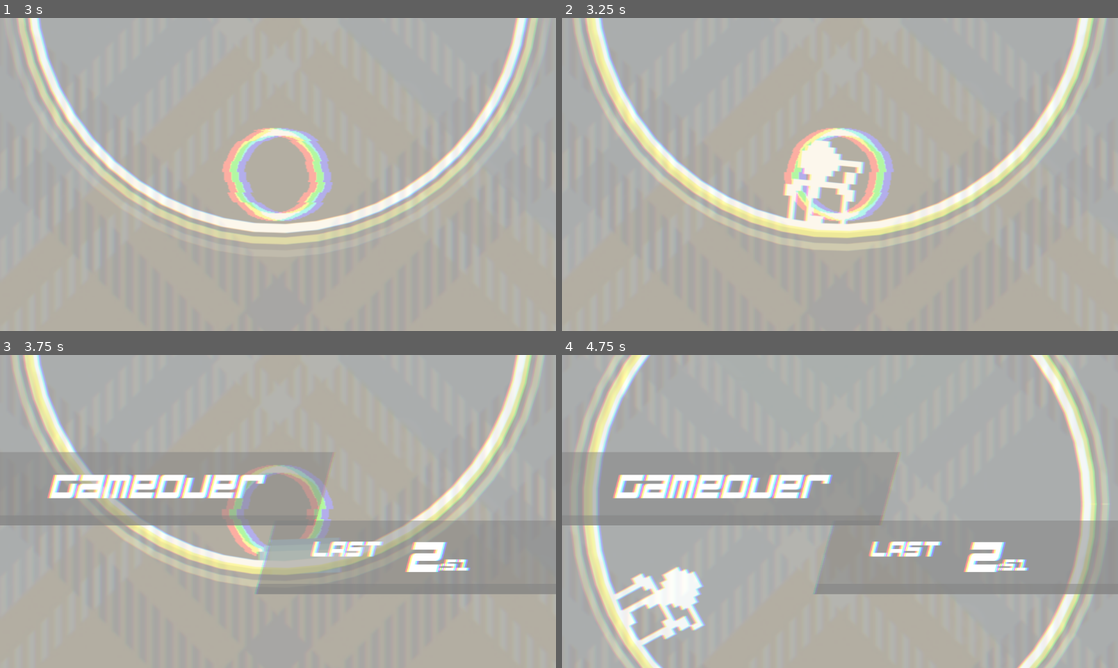
Above: before the commit, frames 1-4 (two rows, left to right).
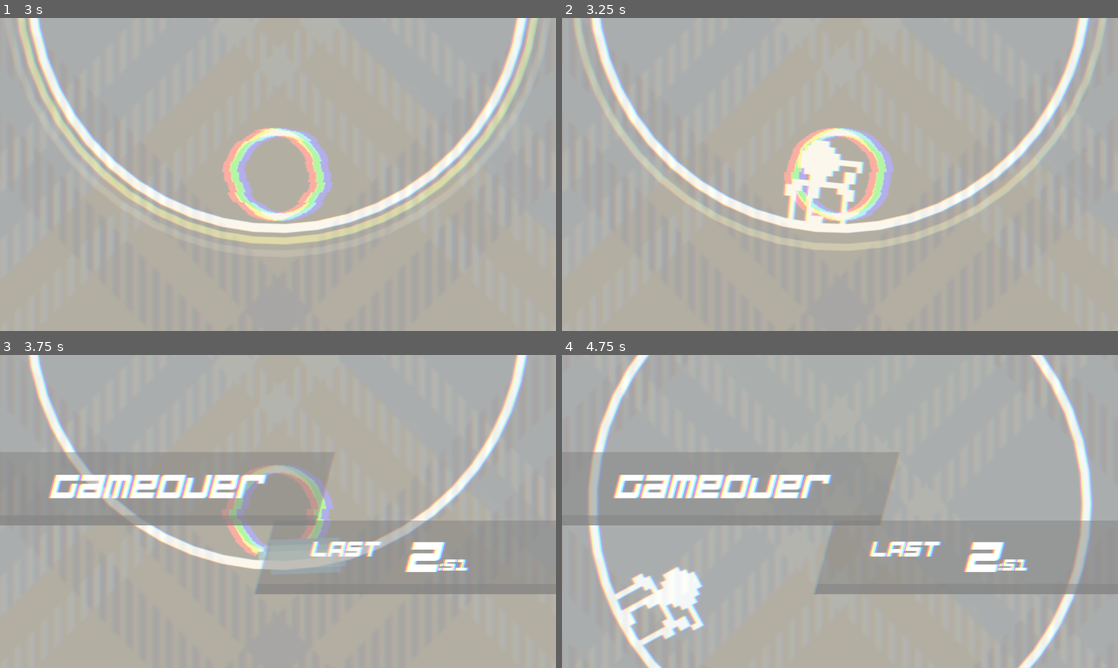
Above: after the commit, the same moments.

Repository: jokw1228/Slay_The_Circle
Game: Godot game, scene res://scenes/rooms/RoomTest/RoomJinwoong.tscn
Same seed, same stepped clock (60 frames per second), same inputs: the game is played once before the commit and once after it. This scene is started directly instead of the project's main scene. Sound files missing from this copy of the repository are replaced by a short silence.
Inputs (mouse positions are in pixels of both pictures, inside the frame that each line leads up to):
- Up to frame 1 (3 s): move the mouse to (400, 158) at 0.52 s; click (400, 158) at 0.67 s; move the mouse to (166, 190) at 1.27 s; click (166, 190) at 1.42 s; move the mouse to (333, 105) at 2.02 s; click (333, 105) at 2.17 s; move the mouse to (250, 237) at 2.77 s; click (250, 237) at 2.92 s
- Up to frame 2 (3.25 s): no input
- Up to frame 3 (3.75 s): move the mouse to (444, 558) at 3.52 s; click (444, 558) at 3.67 s
- Up to frame 4 (4.75 s): move the mouse to (673, 464) at 4.27 s; click (673, 464) at 4.42 s

Frame 1 is identical in both runs. In frame 2, 3.2% of the frame differs, in the area x 4-96%, y 0-71%; in frame 3, 6.3%, in the area x 1-98%, y 0-77%; in frame 4, 5.2%.

Commit message:
game over signal fix

Diff:
--- a/scenes/playingfield/CircleField.gd
+++ b/scenes/playingfield/CircleField.gd
@@ -9,6 +9,8 @@
 
 @export var GlowEffect_node: WorldEnvironment
 @export var BackgroundEffect_node: CanvasLayer
+
+var bomb_position = Vector2(0, 0)
 
 func _ready():
 	BackgroundEffect_node.get_node("ColorRect").material.set_shader_parameter("size", 0)
@@ -41,7 +43,7 @@
 
 
 
-func create_game_over_effect(bomb_position: Vector2):
+func create_game_over_effect():
 	const time_to_zoom_in = 2.3
 
 	const time_to_scale = 0.5
@@ -53,12 +55,12 @@
 
 	await get_tree().create_timer(time_to_zoom_in).timeout
 
-	#var bomb_screen_position: Vector2 = bomb_position
+	var bomb_screen_position: Vector2 = Vector2(bomb_position.x + 576 / get_viewport_rect().size.x, bomb_position.y + 324 / get_viewport_rect().size.y)
 	var animation_player = BackgroundEffect_node.get_node("WaveAnimation")
 	var color_rect = BackgroundEffect_node.get_node("ColorRect")
 
-
-	color_rect.material.set_shader_parameter("center", bomb_position)
+	print(get_viewport_rect().size, bomb_screen_position)
+	color_rect.material.set_shader_parameter("center", bomb_screen_position)
 	animation_player.play("MoveWaveOut")
 
 	inst.survival_time = time_to_scale + blink_delay * 2 * number_of_blinks + faded_delay
@@ -108,3 +110,6 @@
 	tween_radius.tween_property(inst, "radius_to_draw", 0, time_to_scale)
 
 	add_child(inst)
+
+func set_bomb_position(x: Vector2):
+	bomb_position = x
--- a/scenes/playingfield/PlayingField.gd
+++ b/scenes/playingfield/PlayingField.gd
@@ -9,8 +9,10 @@
 @export var PlayingFieldUI_node: PlayingFieldUI
 @export var Player_node: Player
 
+@export var CircleField_node: StaticBody2D
+
 signal game_start
-signal game_over(bomb_position: Vector2)
+signal game_over
 signal game_ready
 
 var playing_time: float = 0
@@ -40,7 +42,8 @@
 func stop_PlayingField(bomb_position: Vector2):
 	if playing == true:
 		playing = false
-		emit_signal("game_over", bomb_position)
+		CircleField_node.set_bomb_position(bomb_position)
+		emit_signal("game_over")
 		#Lefted bombs are slayed
 		for node in get_tree().current_scene.get_children():
 			if node is Bomb:
--- a/scenes/playingfield/PlayingField.tscn
+++ b/scenes/playingfield/PlayingField.tscn
@@ -2,7 +2,7 @@
 
 [ext_resource type="Script" path="res://scenes/playingfield/PlayingField.gd" id="1_ed5yp"]
 [ext_resource type="PackedScene" uid="uid://crk2aniu1h5di" path="res://scenes/bombs/StartBomb.tscn" id="2_s84lx"]
-[ext_resource type="PackedScene" uid="uid://cn7ttflmrmpth" path="res://scenes/playingfield/PlayingfieldCamera.tscn" id="2_xhkow"]
+[ext_resource type="PackedScene" uid="uid://cn7ttflmrmpth" path="res://scenes/playingfield/PlayingFieldCamera.tscn" id="2_xhkow"]
 [ext_resource type="PackedScene" uid="uid://dl4bge564bur" path="res://scenes/playingfield/PlayingFieldUI.tscn" id="3_7mvnn"]
 [ext_resource type="PackedScene" uid="uid://bhe55ocau21ot" path="res://scenes/player/Player.tscn" id="4_u3i3n"]
 [ext_resource type="PackedScene" uid="uid://s264e74phclm" path="res://scenes/playingfield/CircleField.tscn" id="5_1ahyj"]
@@ -56,12 +56,13 @@
 glow_bloom = 0.2
 glow_blend_mode = 1
 
-[node name="PlayingField" type="Node2D" node_paths=PackedStringArray("PlayingFieldCamera_node", "PlayingFieldUI_node", "Player_node")]
+[node name="PlayingField" type="Node2D" node_paths=PackedStringArray("PlayingFieldCamera_node", "PlayingFieldUI_node", "Player_node", "CircleField_node")]
 script = ExtResource("1_ed5yp")
 StartBomb_scene = ExtResource("2_s84lx")
 PlayingFieldCamera_node = NodePath("PlayingFieldCamera")
 PlayingFieldUI_node = NodePath("PlayingFieldUI")
 Player_node = NodePath("Player")
+CircleField_node = NodePath("CircleField")
 
 [node name="PlayingFieldCamera" parent="." instance=ExtResource("2_xhkow")]
 
@@ -99,10 +100,9 @@
 environment = SubResource("Environment_4lowe")
 
 [connection signal="game_over" from="." to="PlayingFieldCamera" method="rotation_stop"]
-[connection signal="game_over" from="." to="PlayingFieldCamera" method="_on_playing_field_game_over"]
 [connection signal="game_over" from="." to="PlayingFieldUI" method="close_Playing_and_open_Stopped"]
+[connection signal="game_over" from="." to="CircleField" method="stop_reverb_effect"]
 [connection signal="game_over" from="." to="CircleField" method="create_game_over_effect"]
-[connection signal="game_over" from="." to="CircleField" method="stop_reverb_effect"]
 [connection signal="game_ready" from="." to="CircleField" method="create_game_ready_effect"]
 [connection signal="game_start" from="." to="PlayingFieldCamera" method="rotation_reset"]
 [connection signal="game_start" from="." to="PlayingFieldUI" method="close_Stopped_and_open_Playing"]
--- a/scenes/playingfield/PlayingFieldCamera.tscn
+++ b/scenes/playingfield/PlayingFieldCamera.tscn
@@ -2,7 +2,7 @@
 
 [ext_resource type="Script" path="res://scenes/playingfield/PlayingFieldCamera.gd" id="1_7d4w7"]
 [ext_resource type="Script" path="res://scenes/playingfield/GlitchEffect.gd" id="2_5g8x8"]
-[ext_resource type="Texture2D" uid="uid://ehynivw13sgw" path="res://images/progress-bar-circle.png" id="2_mfs2p"]
+[ext_resource type="Texture2D" uid="uid://ehynivw13sgw" path="res://images/sprite_timer_progress.png" id="2_mfs2p"]
 [ext_resource type="Shader" path="res://glitch-effect.gdshader" id="3_v8fti"]
 
 [sub_resource type="ShaderMaterial" id="ShaderMaterial_vbtli"]
